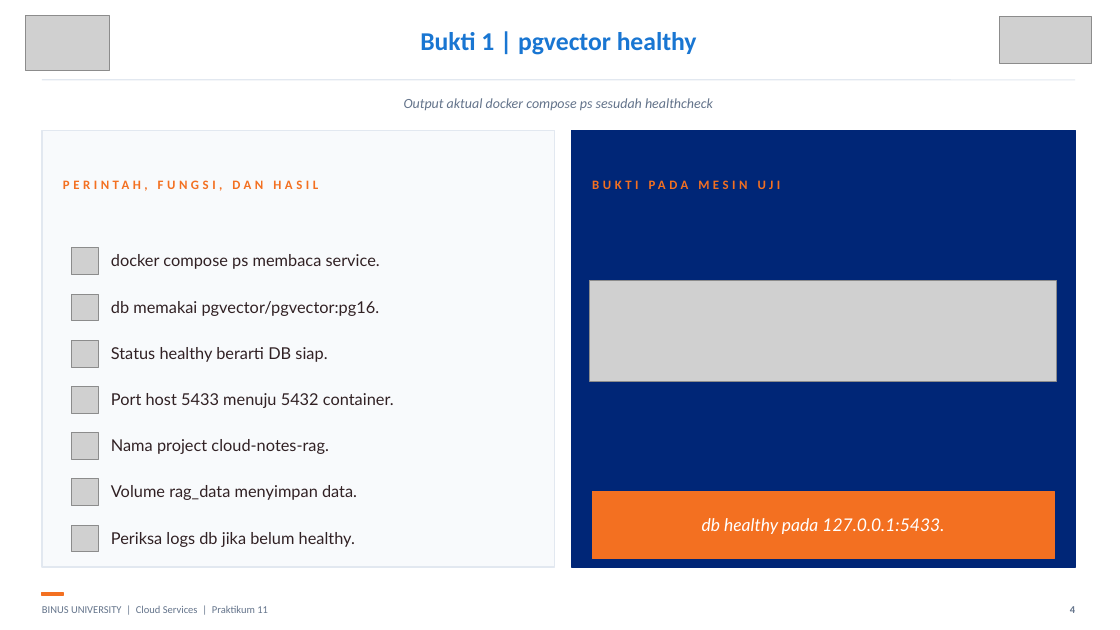
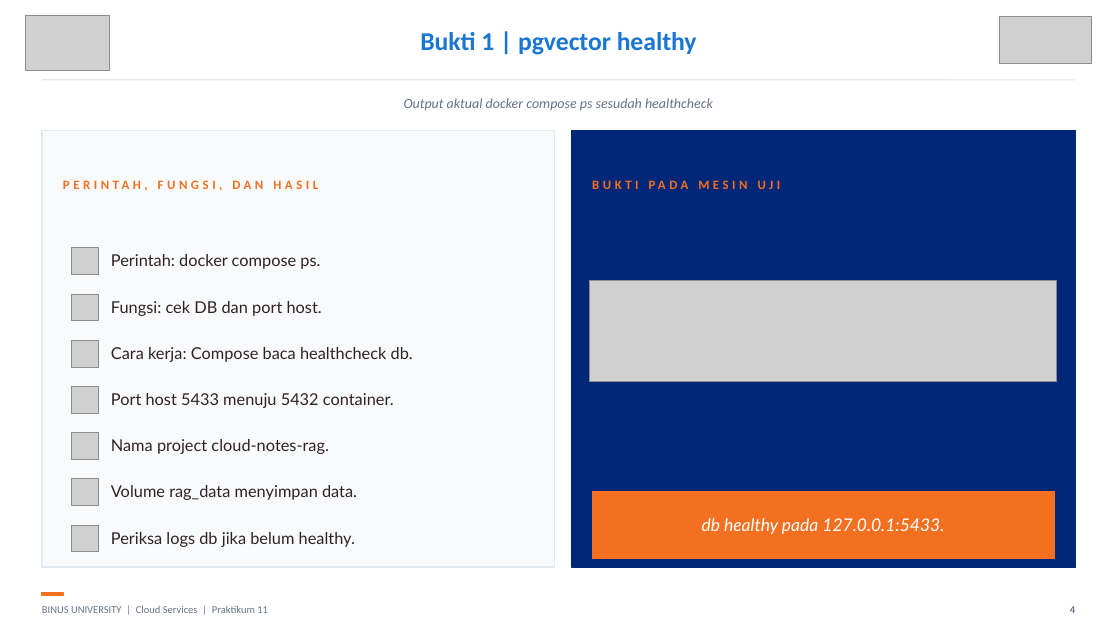
Before and after one commit to SeedFlora/meet11CloudService, a slide deck: slide 4 of slides/LAB11_RAG_pgvector_Bukti_Live.pptx. Drawn at 1120x630 pixels with LibreOffice and Linux fonts; fonts in the diff are those of the drawing; grey boxes stand for pictures. Boxes give left, top, right and bottom in pixels: in the first picture for what was removed or moved away, otherwise in the second. Text is boxed around its words. In the diff, an @@ line names an element or a change of style, - is before the commit and + after.

```diff
--- a/slides/LAB11_RAG_pgvector_Bukti_Live.pptx
+++ b/slides/LAB11_RAG_pgvector_Bukti_Live.pptx
@@ text at [111, 254, 320, 269]: text changed @@
-docker compose ps membaca service.
+Perintah: docker compose ps.
@@ text at [111, 301, 322, 316]: text changed @@
-db memakai pgvector/pgvector:pg16.
+Fungsi: cek DB dan port host.
@@ text at [111, 347, 413, 362]: text changed @@
-Status healthy berarti DB siap.
+Cara kerja: Compose baca healthcheck db.
```
Also in this commit, not shown: 11 other slides changed.
